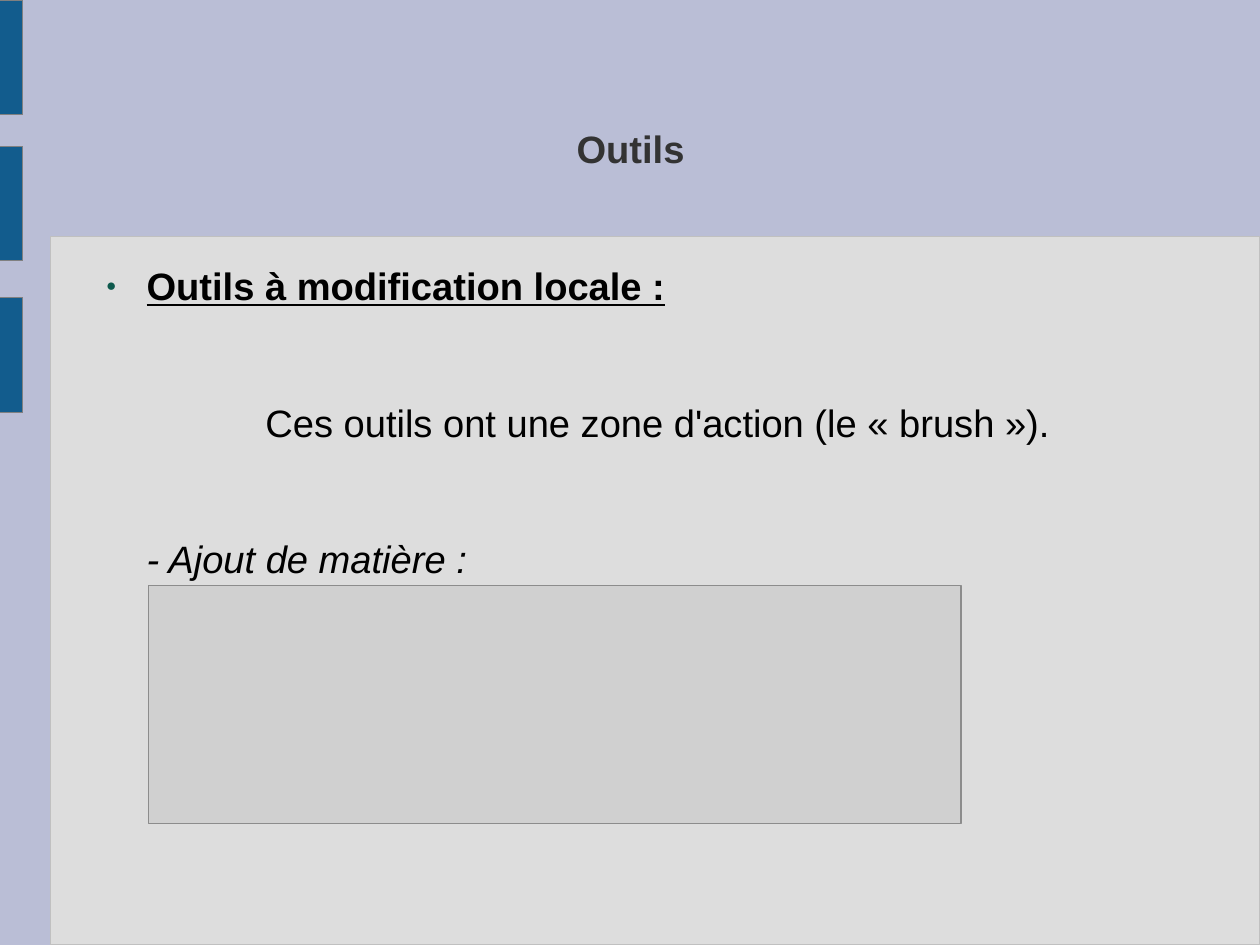
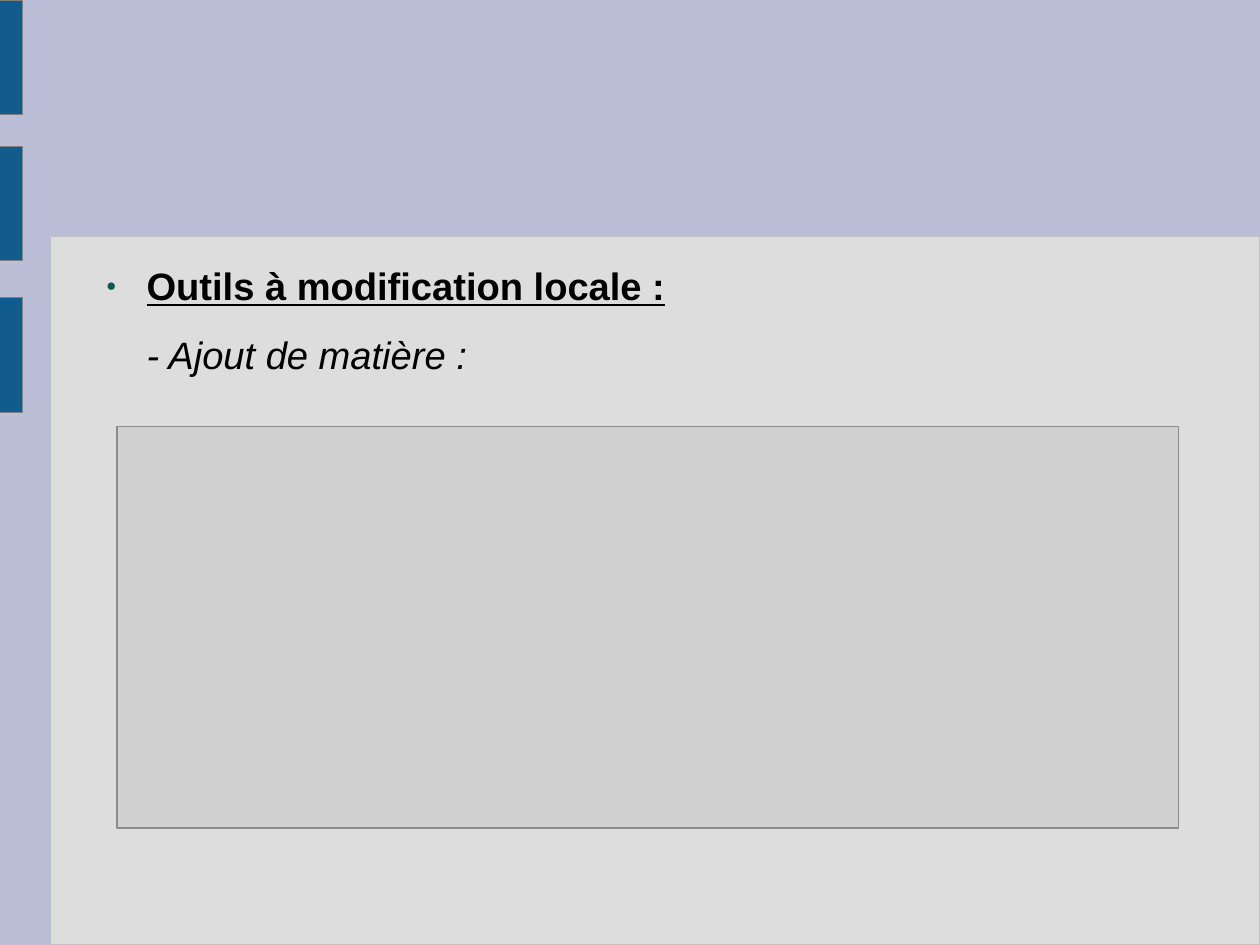
Before and after one commit to slvrgauthier/OpenSculpt, a slide deck: slide 18 of Documentation/Soutenance.odp (slide 17 before the commit). Drawn at 1260x945 pixels with LibreOffice and Linux fonts; fonts in the diff are those of the drawing; grey boxes stand for pictures. Boxes give left, top, right and bottom in pixels: in the first picture for what was removed or moved away, otherwise in the second. Text is boxed around its words. In the diff, an @@ line names an element or a change of style, - is before the commit and + after.

```diff
--- a/Documentation/Soutenance.odp
+++ b/Documentation/Soutenance.odp
@@ title removed at (577,135,685,164) @@
-Outils
@@ text at (265,409,994,445): paragraph removed @@
-Ces outils ont une zone d'action (le « brush »).
@@ picture: place and size @@
-picture at (149,585,962,823)
+picture at (117,426,1179,829)
```
Also in this commit, not shown: 4 other slides changed, 3 slides added, 1 slide removed, 1 other file.
